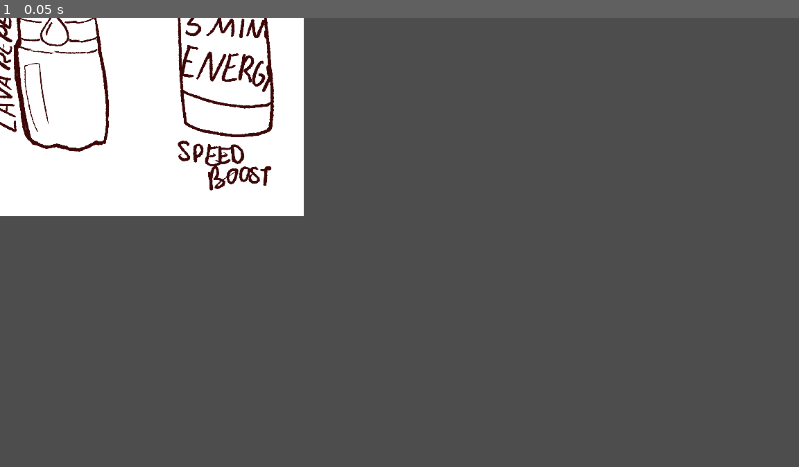
Above: before the commit, frame 1.
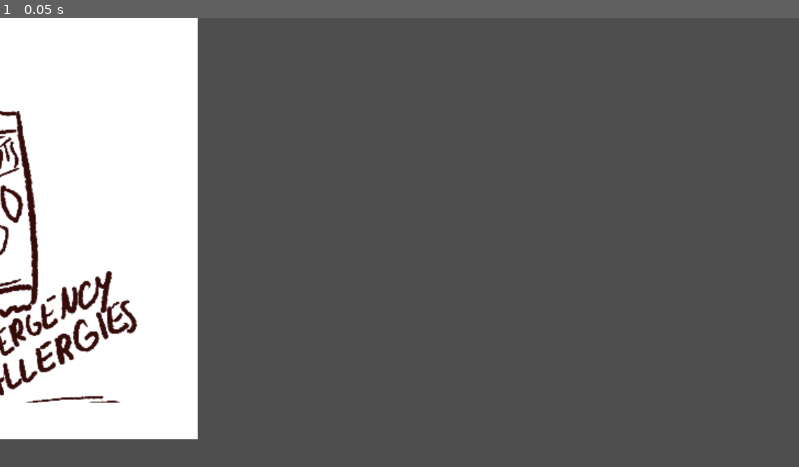
Above: after the commit, the same moment.

Repository: ellatnguyen/Intern-Inferno
Game: Godot game, scene res://vending_machine_stuff/UIvendingmachine.tscn
Same seed, same stepped clock (60 frames per second), same inputs: the game is played once before the commit and once after it. The project has no main scene, so this scene is started directly.
Inputs:
- Up to frame 1 (0.05 s): no input

The runs differ from the first frame. In frame 1, 20% of the frame differs, in the area x 0-39%, y 0-94%.

Commit message:
added inventory w/3 slots
Created inventory that can hold 3 slots and added an item like a goldcoin

Diff:
--- a/clipboard.gd
+++ /dev/null
@@ -1,17 +0,0 @@
-extends Sprite2D
-#CHECK IF WE NEED ANY THING PAUSED IN THE GAME WHEN INVENTORY IS OPENED
-#likely not since the productivity meter will always go down but doesn't hurt to ask
-@export var closed_texture: Texture2D #closed clipboarddd
-@export var open_texture: Texture2D # the open clipboard ig
-
-var is_open = false
-
-func _input(event):
-	if event.is_action_pressed("toggle_inventory"):
-		toggle_clipboard()
-
-func toggle_clipboard():
-	#if open and click 'i' then clipboard closes  :D yayayya
-	is_open= !is_open #if closed and you click 'i' then clipboard open.
-
-	texture = open_texture if is_open else closed_texture
--- a/icon.svg
+++ /dev/null
@@ -1 +0,0 @@
-<svg xmlns="http://www.w3.org/2000/svg" width="128" height="128"><rect width="124" height="124" x="2" y="2" fill="#363d52" stroke="#212532" stroke-width="4" rx="14"/><g fill="#fff" transform="translate(12.322 12.322)scale(.101)"><path d="M105 673v33q407 354 814 0v-33z"/><path fill="#478cbf" d="m105 673 152 14q12 1 15 14l4 67 132 10 8-61q2-11 15-15h162q13 4 15 15l8 61 132-10 4-67q3-13 15-14l152-14V427q30-39 56-81-35-59-83-108-43 20-82 47-40-37-88-64 7-51 8-102-59-28-123-42-26 43-46 89-49-7-98 0-20-46-46-89-64 14-123 42 1 51 8 102-48 27-88 64-39-27-82-47-48 49-83 108 26 42 56 81zm0 33v39c0 276 813 276 814 0v-39l-134 12-5 69q-2 10-14 13l-162 11q-12 0-16-11l-10-65H446l-10 65q-4 11-16 11l-162-11q-12-3-14-13l-5-69z"/><path d="M483 600c0 34 58 34 58 0v-86c0-34-58-34-58 0z"/><circle cx="725" cy="526" r="90"/><circle cx="299" cy="526" r="90"/></g><g fill="#414042" transform="translate(12.322 12.322)scale(.101)"><circle cx="307" cy="532" r="60"/><circle cx="717" cy="532" r="60"/></g></svg>
--- a/inventory.tscn
+++ /dev/null
@@ -1,18 +0,0 @@
-[gd_scene load_steps=4 format=3 uid="uid://bwwpnla8wmau4"]
-
-[ext_resource type="Texture2D" uid="uid://dh2sb1x6o7ubk" path="res://assets/clipboard_closed.png" id="1_jo4yq"]
-[ext_resource type="Script" path="res://clipboard.gd" id="2_lom1a"]
-[ext_resource type="Texture2D" uid="uid://bqr12ll0mpfsb" path="res://assets/clipbard_open.png" id="3_jgqxn"]
-
-[node name="Inventory" type="Node2D"]
-
-[node name="Camera2D" type="Camera2D" parent="."]
-
-[node name="Clipboard" type="Sprite2D" parent="."]
-position = Vector2(6, -41)
-texture = ExtResource("1_jo4yq")
-script = ExtResource("2_lom1a")
-closed_texture = ExtResource("1_jo4yq")
-open_texture = ExtResource("3_jgqxn")
-
-[node name="Sprite2D" type="Sprite2D" parent="Clipboard"]
--- /dev/null
+++ b/inventory/Inv_UI.gd
@@ -0,0 +1,25 @@
+extends Control
+
+@export var closed_texture: Texture2D #closed clipboarddd
+@export var open_texture: Texture2D # the open clipboard ig
+
+
+var is_open = false
+
+func _ready():
+	close()
+
+func _process(delta):
+	if Input.is_action_just_pressed("toggle_inventory"):
+		if is_open:
+			close()
+		else:
+			open()
+
+func open():
+	visible=true
+	is_open=true
+
+func close():
+	visible=false
+	is_open = false
--- /dev/null
+++ b/inventory/inventory.gd
@@ -0,0 +1,5 @@
+extends Resource
+
+class_name Inv
+
+@export var items: Array[InvItem]
--- /dev/null
+++ b/inventory/inventory.tscn
@@ -0,0 +1,17 @@
+[gd_scene load_steps=4 format=3 uid="uid://bwwpnla8wmau4"]
+
+[ext_resource type="Texture2D" uid="uid://dh2sb1x6o7ubk" path="res://assets/clipboard_closed.png" id="1_hmnre"]
+[ext_resource type="Script" path="res://inventory/Inv_UI.gd" id="1_i017k"]
+[ext_resource type="Script" path="res://inventory/clipboard.gd" id="2_qpi5n"]
+
+[node name="Inv_UI" type="Control"]
+layout_mode = 3
+anchors_preset = 0
+script = ExtResource("1_i017k")
+
+[node name="Camera2D" type="Camera2D" parent="."]
+
+[node name="Clipboard" type="Sprite2D" parent="."]
+position = Vector2(6, -41)
+texture = ExtResource("1_hmnre")
+script = ExtResource("2_qpi5n")
--- /dev/null
+++ b/inventory/inventory_item.gd
@@ -0,0 +1,6 @@
+extends Resource
+
+class_name InvItem
+
+@export var name: String = ""
+@export var texture: Texture2D
--- /dev/null
+++ b/inventory/items/coin.tres
@@ -0,0 +1,9 @@
+[gd_resource type="Resource" script_class="InvItem" load_steps=3 format=3 uid="uid://gw222hecgd62"]
+
+[ext_resource type="Script" path="res://inventory/inventory_item.gd" id="1_v2mik"]
+[ext_resource type="Texture2D" uid="uid://crr1gtbii438m" path="res://assets/goldcoin.png" id="2_28wva"]
+
+[resource]
+script = ExtResource("1_v2mik")
+name = "coin"
+texture = ExtResource("2_28wva")
--- /dev/null
+++ b/inventory/player_inv.tres
@@ -0,0 +1,8 @@
+[gd_resource type="Resource" script_class="Inv" load_steps=3 format=3 uid="uid://8rsnjptgyvis"]
+
+[ext_resource type="Script" path="res://inventory/inventory_item.gd" id="1_dj1k3"]
+[ext_resource type="Script" path="res://inventory/inventory.gd" id="2_ll7wu"]
+
+[resource]
+script = ExtResource("2_ll7wu")
+items = Array[ExtResource("1_dj1k3")]([null, null, null])
--- a/player.gd
+++ b/player.gd
@@ -1,5 +1,6 @@
 extends CharacterBody2D
 
+@export var inv: Inv
 @export var speed: float = 200  # Movement speed in pixels per second
 
 func _process(delta):
--- a/player.tscn
+++ b/player.tscn
@@ -1,6 +1,7 @@
-[gd_scene load_steps=4 format=3 uid="uid://bv8r5dfmekrat"]
+[gd_scene load_steps=5 format=3 uid="uid://bv8r5dfmekrat"]
 
 [ext_resource type="Script" path="res://player.gd" id="1_dyhk3"]
+[ext_resource type="Resource" uid="uid://8rsnjptgyvis" path="res://inventory/player_inv.tres" id="2_a04gq"]
 [ext_resource type="Texture2D" uid="uid://lflttdtqw2wc" path="res://assets/SmallSpriteCat_nonAnim_Movedown.png" id="2_spals"]
 
 [sub_resource type="CapsuleShape2D" id="CapsuleShape2D_mlwg3"]
@@ -10,6 +11,7 @@
 [node name="CharacterBody2D" type="CharacterBody2D"]
 collision_mask = 2
 script = ExtResource("1_dyhk3")
+inv = ExtResource("2_a04gq")
 
 [node name="Sprite2D" type="Sprite2D" parent="."]
 texture = ExtResource("2_spals")
--- a/vending_machine_stuff/UIvendingmachine.tscn
+++ b/vending_machine_stuff/UIvendingmachine.tscn
@@ -1,7 +1,7 @@
 [gd_scene load_steps=3 format=3 uid="uid://dplwtea3vse1f"]
 
 [ext_resource type="Script" path="res://vending_machine_stuff/vending_ui.gd" id="1_t0amy"]
-[ext_resource type="Texture2D" uid="uid://dcdns44bndcrs" path="res://assets/temp_vending_screen.png" id="2_5wh6e"]
+[ext_resource type="Texture2D" uid="uid://b6sufscdohx1o" path="res://assets/ver2_vending_screen.png" id="2_hrdww"]
 
 [node name="Control" type="Control"]
 layout_mode = 3
@@ -20,7 +20,7 @@
 offset_top = 15.0
 offset_right = -6.10352e-05
 offset_bottom = -3.05176e-05
-texture = ExtResource("2_5wh6e")
+texture = ExtResource("2_hrdww")
 stretch_mode = 3
 
 [node name="Button" type="Button" parent="."]
Binary file added: assets/goldcoin.png
Not shown, changed: assets/goldcoin.png.import
Renamed: assets/temp_vending_screen.png -> assets/ver1_vending_screen.png
Not shown, changed: assets/ver1_vending_screen.png.import
Binary file added: assets/ver2_vending_screen.png
Not shown, added: assets/ver2_vending_screen.png.import
Empty file added: inventory/clipboard.gd
